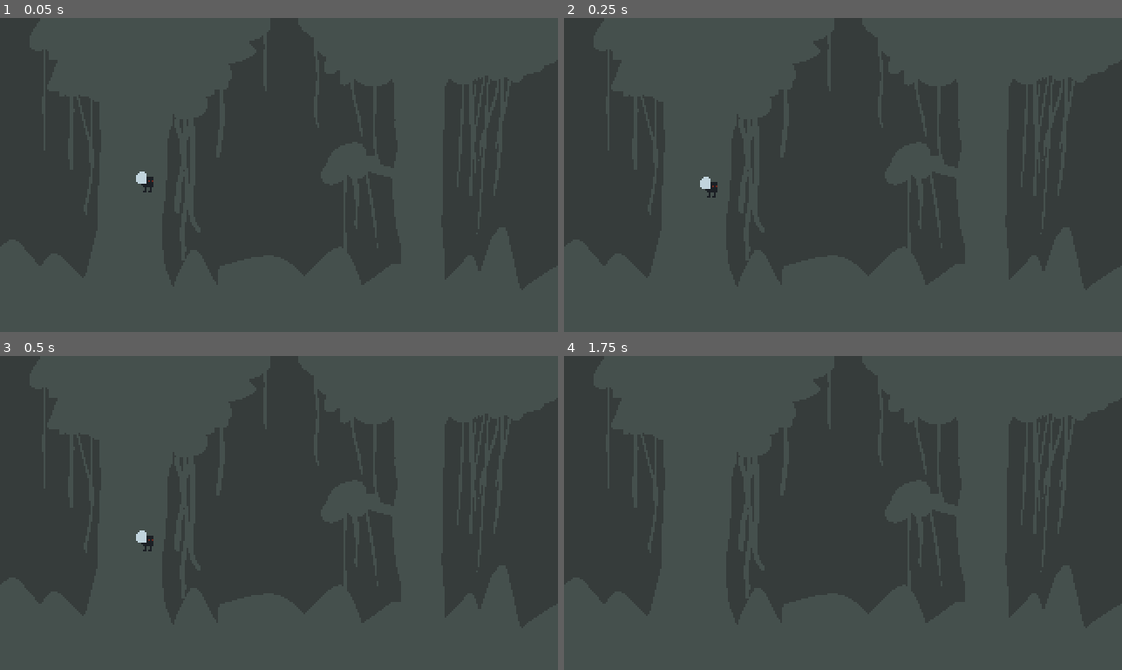
Above: before the commit, frames 1-4 (two rows, left to right).
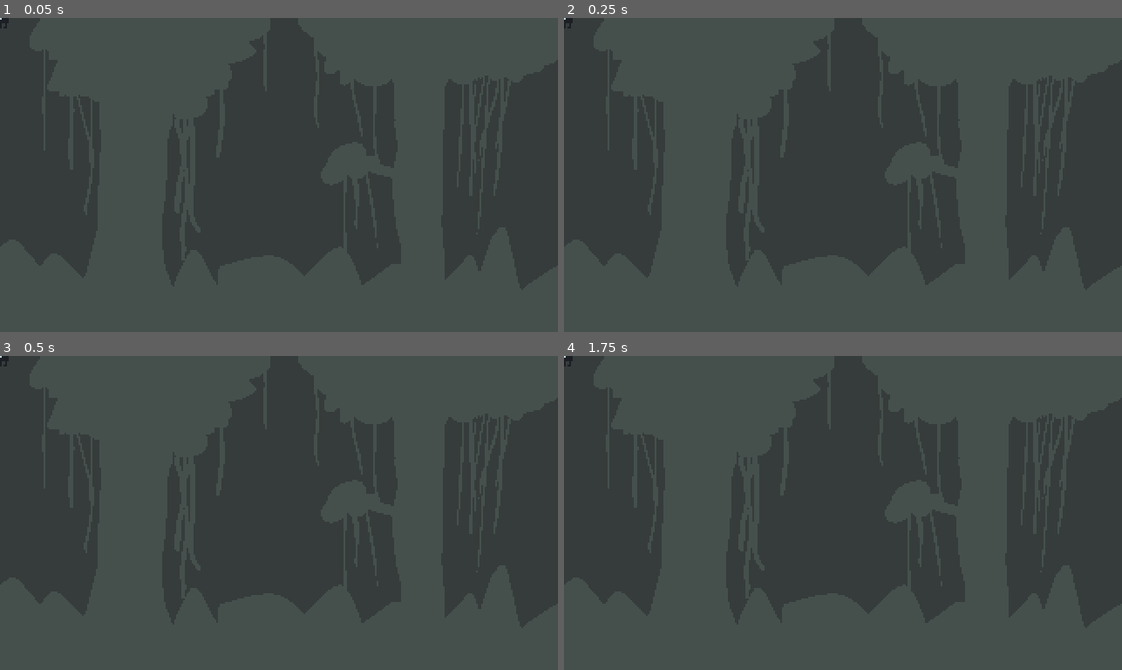
Above: after the commit, the same moments.

Repository: adrianwhatfield/flappy-fly
Game: Godot game, scene res://scenes/game.tscn
Two runs of this game, one before a commit and one after it. Both use one fixed random seed, a clock stepped at 60 frames per second and the inputs below.
Inputs:
- Up to frame 1 (0.05 s): no input
- Up to frame 2 (0.25 s): no input
- Up to frame 3 (0.5 s): no input
- Up to frame 4 (1.75 s): no input

The runs differ from the first frame. In frame 1, 0.2% of the frame differs, in the area x 0-28%, y 0-56%; in frame 2, 0.2%; in frame 3, 0.2%; in frame 4, less than 0.1%.

Commit message:
Changed Player.tscn to KinematicBody2D

Diff:
--- a/flappy-fly/scenes/Player.tscn
+++ b/flappy-fly/scenes/Player.tscn
@@ -3,16 +3,12 @@
 [ext_resource path="res://assets/art/fly_spritesheet.png" type="Texture" id=1]
 
 [sub_resource type="CircleShape2D" id=1]
-radius = 4.0
+radius = 5.0
 
-[node name="Player" type="RigidBody2D"]
-position = Vector2( 83, 94 )
-__meta__ = {
-"_edit_group_": true
-}
+[node name="Player" type="KinematicBody2D"]
 
 [node name="CollisionShape2D" type="CollisionShape2D" parent="."]
-position = Vector2( 2, 0 )
+position = Vector2( 1, 0 )
 shape = SubResource( 1 )
 
 [node name="Sprite" type="Sprite" parent="."]
